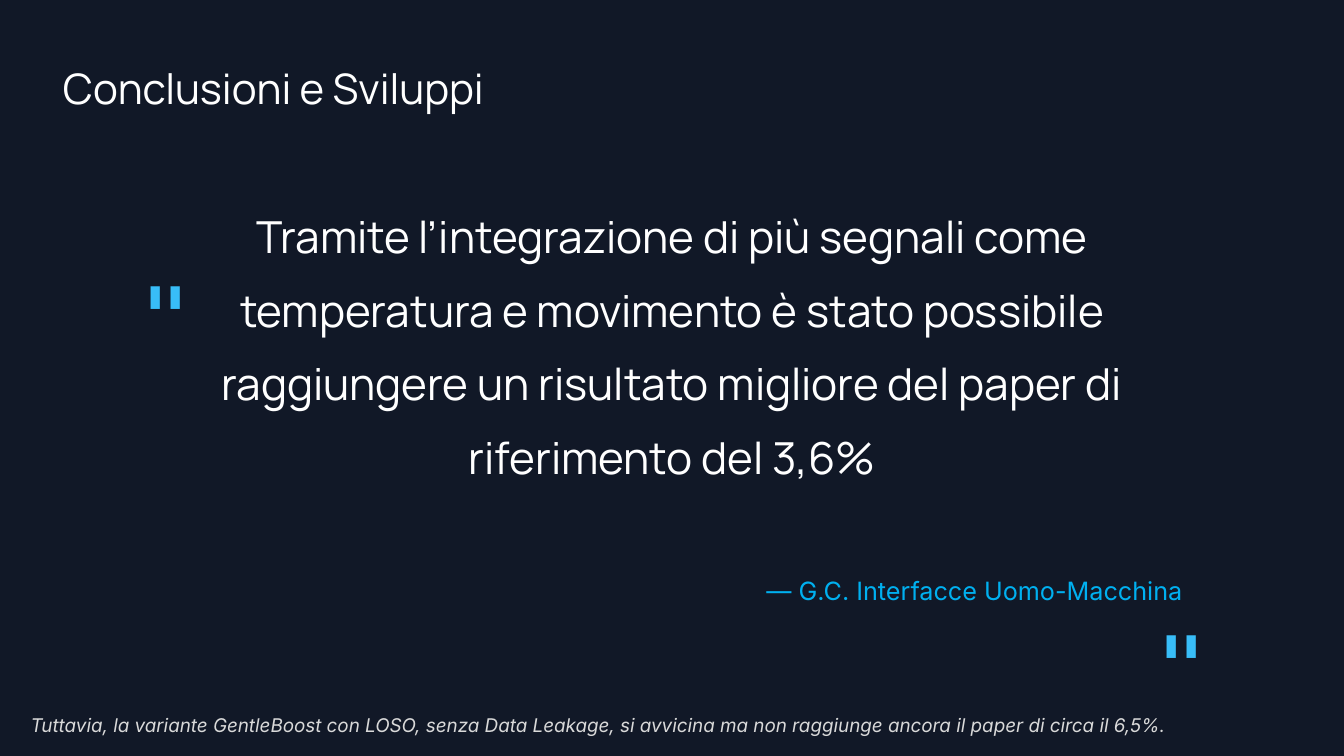
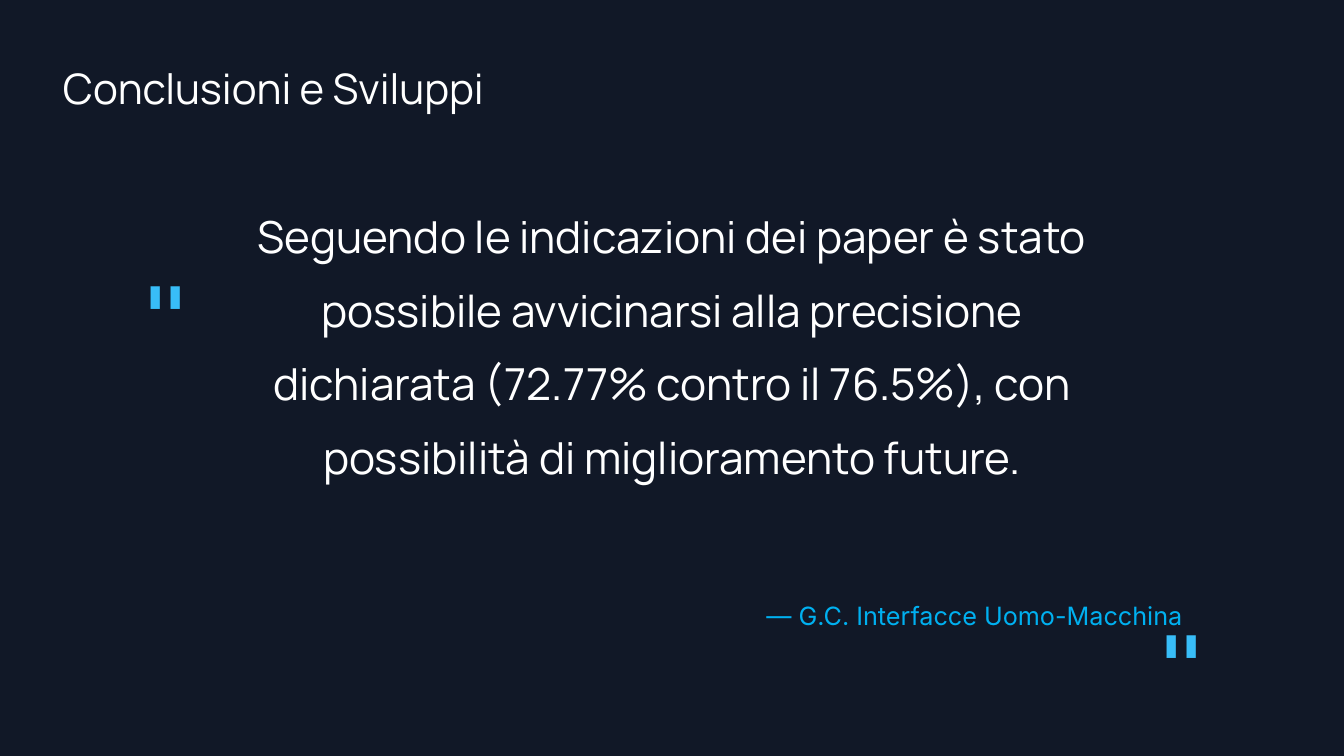
Before and after one commit to GABRYCA/ml-stress-rest, a slide deck: slide 10 of Progetto Interfacce Uomo-Macchina.pptx (slide 14 before the commit). Drawn at 1344x756 pixels with LibreOffice and Linux fonts; fonts in the diff are those of the drawing; background and template pictures are left out. Boxes give left, top, right and bottom in pixels: in the first picture for what was removed or moved away, otherwise in the second. Text is boxed around its words. In the diff, an @@ line names an element or a change of style, - is before the commit and + after.

Commit message:
Changelogs: - Aggiunti i file spostati e creati ieri che non erano in staging. - Variante sperimentale, ma ancora con un cattivo recall.

```diff
--- a/Progetto Interfacce Uomo-Macchina.pptx
+++ b/Progetto Interfacce Uomo-Macchina.pptx
@@ text at (258, 218, 1086, 485): text changed @@
-Tramite l’integrazione di più segnali come temperatura e movimento è stato possibile raggiungere un risultato migliore del paper di riferimento del 3,6%
+Seguendo le indicazioni dei paper è stato possibile avvicinarsi alla precisione dichiarata (72.77% contro il 76.5%), con possibilità di miglioramento future.
@@ text "— G.C. Interfacce Uomo-Macchina": place and size @@
-text "— G.C. Interfacce Uomo-Macchina" at (799, 581, 1182, 601)
+text "— G.C. Interfacce Uomo-Macchina" at (799, 606, 1182, 626)
@@ text removed at (31, 718, 1165, 736) @@
-Tuttavia, la variante GentleBoost con LOSO, senza Data Leakage, si avvicina ma non raggiunge ancora il paper di circa il 6,5%.
```
Also in this commit, not shown: 5 other slides changed, 3 slides added, 8 slides removed, 6 other files.
